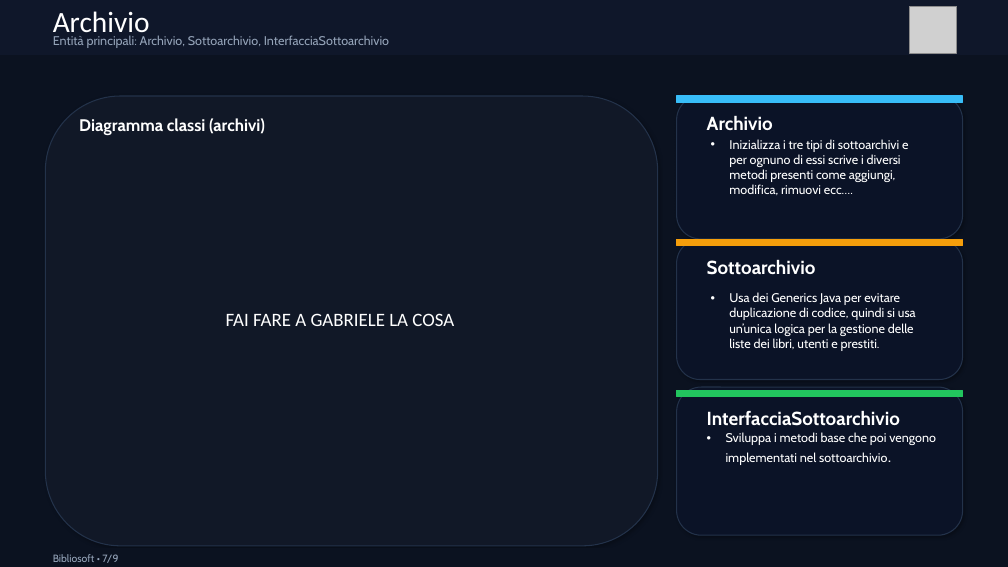
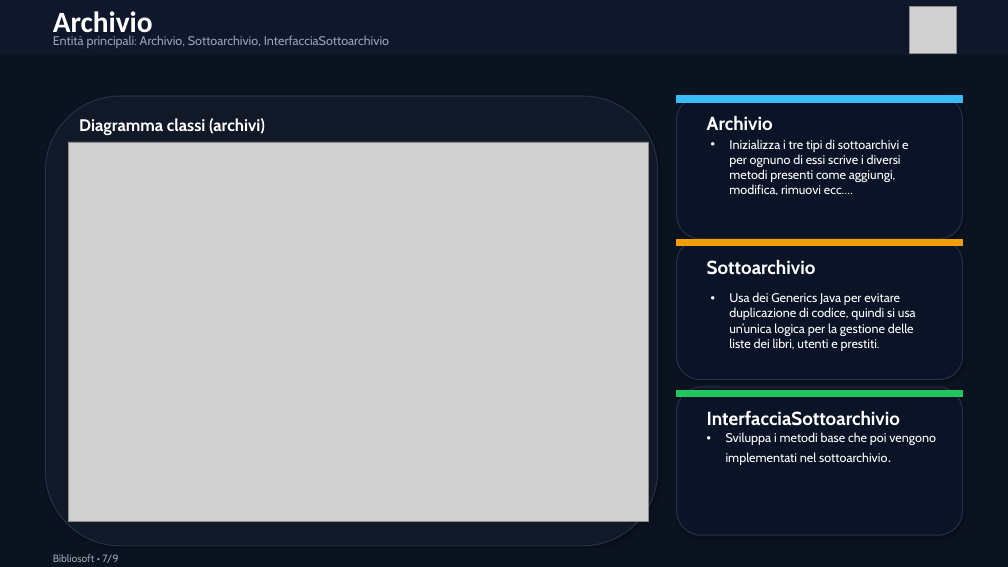
Before and after one commit to digregoriomario/bibliosoft, a slide deck: slide 7 of presentazione_bibliosoft.pptx. Drawn at 1008x567 pixels with LibreOffice and Linux fonts; fonts in the diff are those of the drawing; grey boxes stand for pictures. Boxes give left, top, right and bottom in pixels: in the first picture for what was removed or moved away, otherwise in the second. Text is boxed around its words. In the diff, an @@ line names an element or a change of style, - is before the commit and + after.

```diff
--- a/presentazione_bibliosoft.pptx
+++ b/presentazione_bibliosoft.pptx
@@ text "Archivio" at [53,11,153,39]: bold on @@
@@ picture added at [68,142,649,522] @@
@@ text removed at [226,313,454,326] @@
-FAI FARE A GABRIELE LA COSA
```
Also in this commit, not shown: 2 other slides changed.
